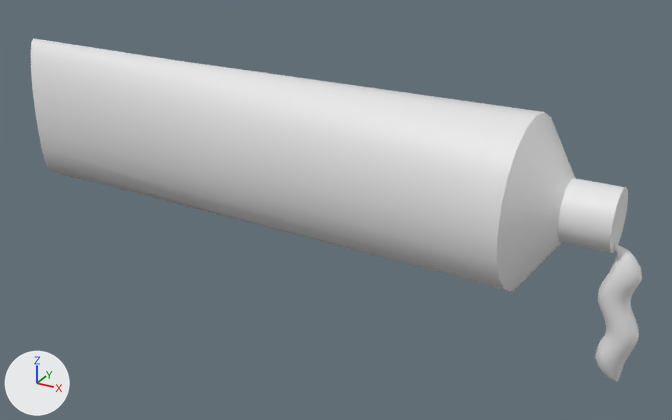
One commit to the FBX model Habitual Sacrifices/Assets/_Models/toothpaste.fbx: the scene before it, then after it.
One viewpoint serves both versions: a camera (50 mm lens) standing at (0.0369, -0.0927, 0.0404) and looking at (-0.0148, 0.0013, -0.0066). Lighting does not change. The marker at lower left points along +X, +Y and +Z. Materials are left out; every surface is plain grey. Where no turn or scale is listed for an object, it has been applied to the vertices.

Script lines for the objects in view, before the commit:
```python
me_mesh = bpy.data.meshes.new('Mesh')
me_mesh.from_pydata(...)  # 102 vertices, 120 faces; spans x -0.0624..0.0199, y -0.01..0.01, z -0.01..0.01
me_mesh.materials.append(mat_toothpaste_mat)
me_mesh_001 = bpy.data.meshes.new('Mesh.001')
me_mesh_001.from_pydata(...)  # 442 vertices, 460 faces; spans x -0.001..0.0038, y -0.0012..0.0023, z -0.0162..0.0003
me_mesh_001.materials.append(mat_toothpaste_paste_mat)
ob_toothpaste = bpy.data.objects.new('toothpaste', me_mesh)
ob_toothpaste.location = (0.0, 0.0, 0.0)
ob_toothpaste_paste = bpy.data.objects.new('toothpaste_paste', me_mesh_001)
ob_toothpaste_paste.location = (0.0199, -0.0016, -0.0025)
```
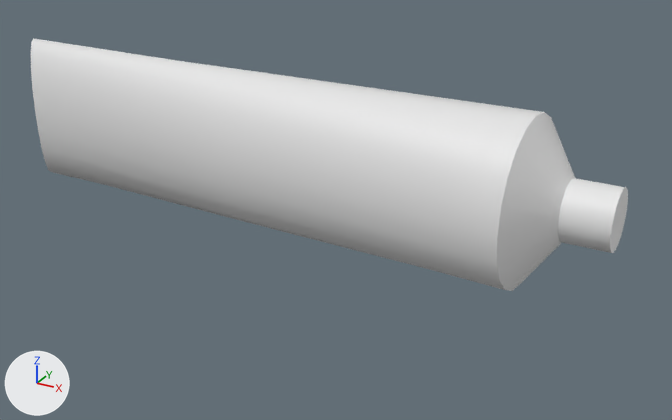
Pixel boxes (x1, y1, x2, y2) of what changed, in the pictures (672 x 420 px):
'toothpaste_paste', deleted
    before: (595, 243, 642, 382)

What the commit changed:
Object 'toothpaste_paste' (ob_toothpaste_paste) is deleted.
